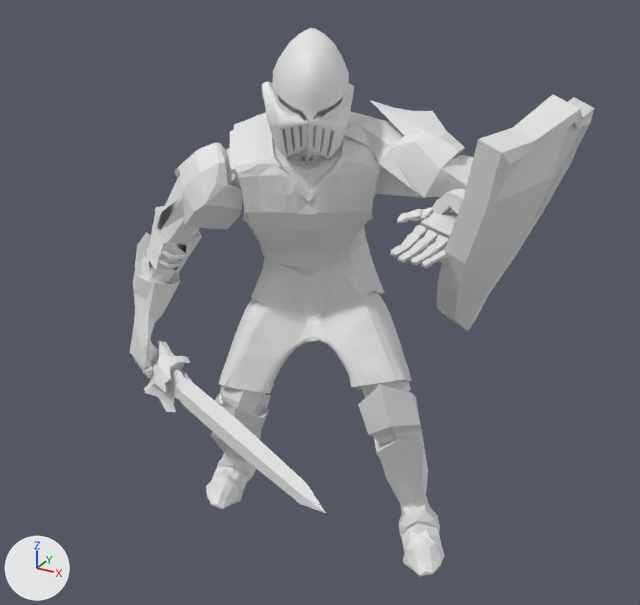
The OBJ model OpenGL_Framework/OpenGL_Framework/Assets/Models/KnightAnimations/SideSpecialPoses/SideSpecial0.obj as it was, and as the next commit left it.
Both versions are drawn from a camera (50 mm lens) standing at (2.76, -5.31, 4.6) and looking at (0.15, -0.55, 2.22). Every picture has the same lights, and +X, +Y and +Z are marked at lower left. Where no turn or scale is listed for an object, it has been applied to the vertices.

Objects in the first picture: 'SideSpecial0'.
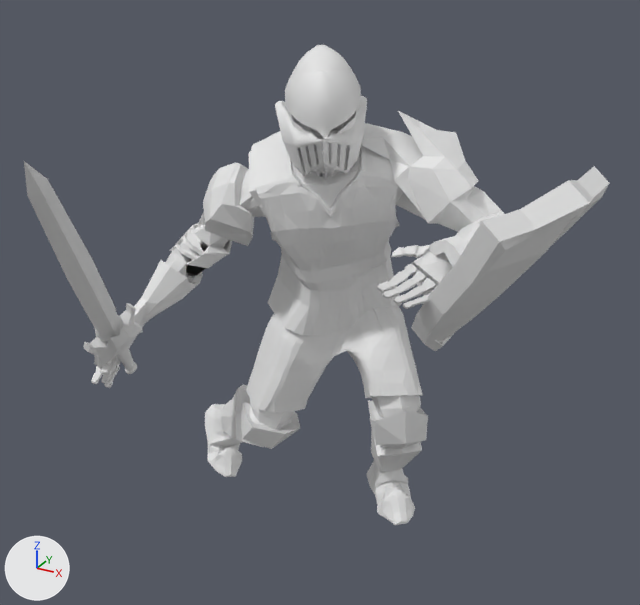
Location of each change, [x1, y1, x2, y2] in pixels of the pictures (640 x 605 px; the box of a moved part takes in the faces that stretch with it):
'SideSpecial0', reshaped (26% wider, 12% shorter)
    before: [130, 28, 594, 576]
    after: [24, 45, 609, 525]
part 1 of me_sidespecial0, moved or reshaped
    before: [144, 340, 326, 513]
    after: [24, 161, 143, 374]
part 2 of me_sidespecial0, moved or reshaped
    before: [428, 94, 594, 331]
    after: [411, 166, 609, 351]
part 3 of me_sidespecial0, moved or reshaped
    before: [272, 53, 349, 121]
    after: [285, 70, 361, 139]
part 4 of me_sidespecial0, moved or reshaped
    before: [130, 28, 473, 576]
    after: [91, 45, 504, 525]

The change, as a list of edits to the scene's bpy script:
```text
Change me_sidespecial0:
    used by ob_sidespecial0; location = (0.0, 0.0, 0.0)
    remove me_sidespecial0.from_pydata(...)  # 4917 vertices, 9649 faces; spans x -1.7..1.63, y -1.81..0.72, z 0.0..3.92
    add me_sidespecial0.from_pydata(...)  # 4917 vertices, 9649 faces; spans x -1.61..1.75, y -2.4..0.86, z -0.07..3.82
    me_sidespecial0 part 1: the loose piece of 498 vertices spanning x -1.7..0.87, y -1.81..-0.31, z 1.19..1.64 is multiplied about its middle by the matrix ((0.769, 0.639, -0.007), (-0.441, 0.538, 0.718), (0.463, -0.549, 0.696)), then moved by (-0.52, -0.5, 0.99)
    me_sidespecial0 part 2: the loose piece of 550 vertices spanning x 0.8..1.63, y -0.83..0.48, z 2.02..3.65 is multiplied about its middle by the matrix ((0.956, 0.099, 0.278), (-0.078, 0.993, -0.087), (-0.285, 0.061, 0.957)), then moved by (-0.06, 0.05, -0.37)
    me_sidespecial0 part 3: the loose piece of 106 vertices spanning x -0.41..0.13, y -0.5..0.07, z 3.4..3.8 is multiplied about its middle by the matrix ((0.998, 0.011, -0.069), (-0.015, 0.998, -0.061), (0.068, 0.061, 0.996)), then moved by (0.08, 0.02, -0.1)
    me_sidespecial0 part 4: 3763 of 4917 vertices moved; they spanned x -1.59..1.27, y -0.82..0.72, z 0.0..3.92 and now span x -1.61..1.27, y -1.17..0.86, z -0.07..3.82; mean shift (0.04, 0.04, -0.09); largest move (-1.28, -0.48, 1.34) -> (-1.33, -1.08, 1.79)
```
